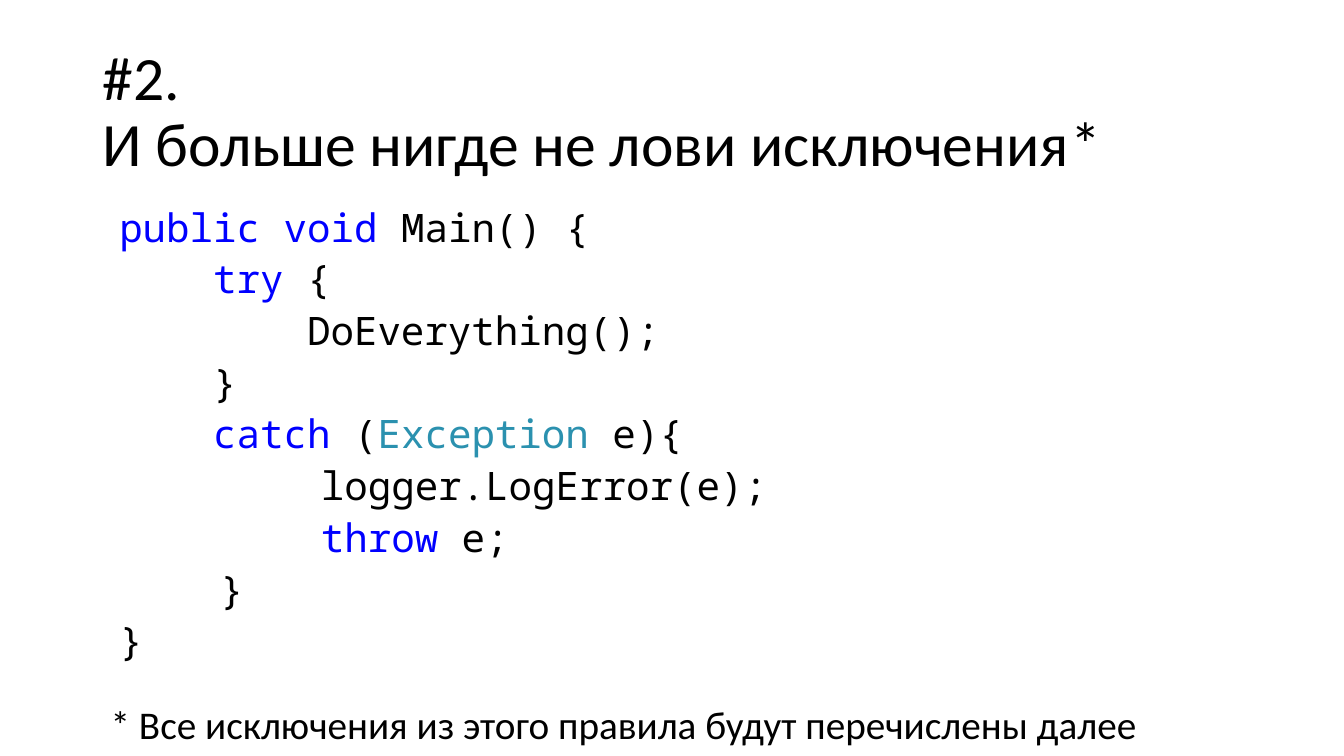
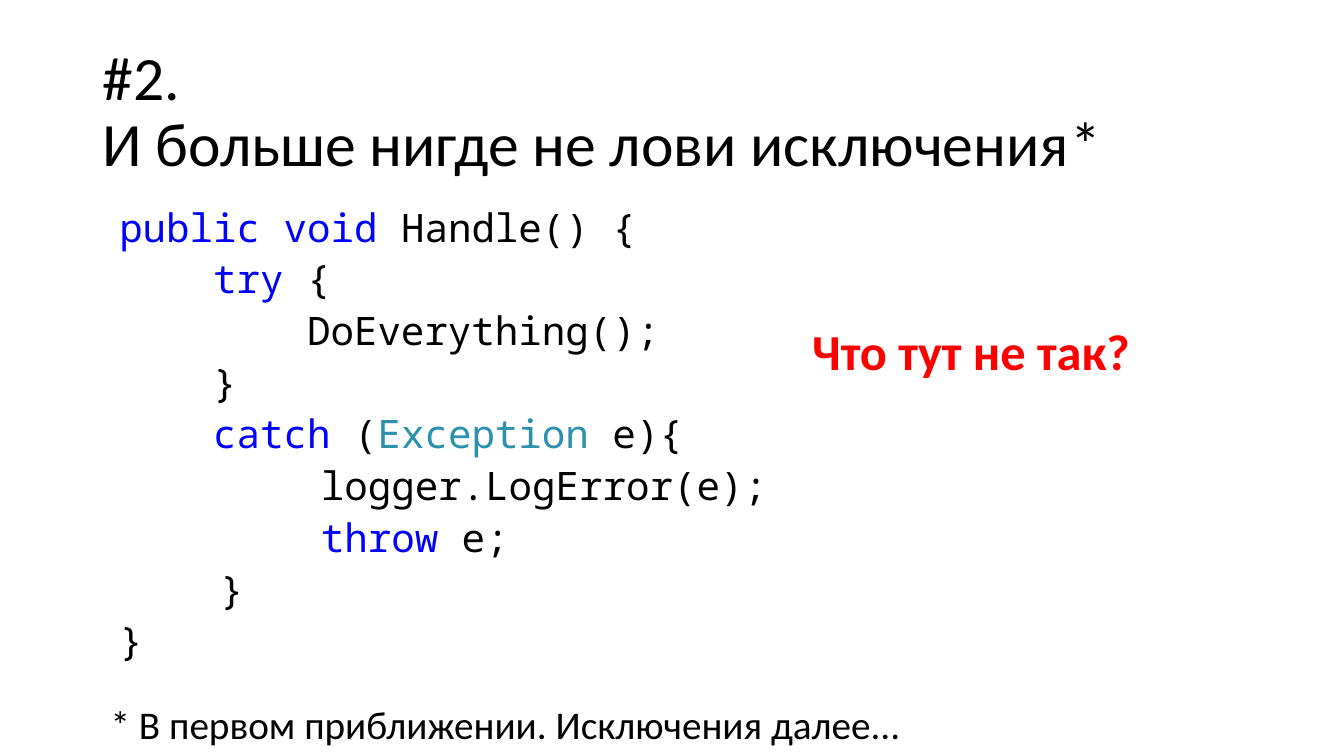
Before and after one commit to kontur-courses/exceptions, a slide deck: slide 7 of exceptions.pptx (slide 3 before the commit). Drawn at 1344x756 pixels with LibreOffice and Linux fonts; fonts in the diff are those of the drawing. Boxes give left, top, right and bottom in pixels: in the first picture for what was removed or moved away, otherwise in the second. Text is boxed around its words. In the diff, an @@ line names an element or a change of style, - is before the commit and + after.

```diff
--- a/exceptions.pptx
+++ b/exceptions.pptx
@@ text at bbox=[119, 212, 589, 252]: text changed @@
-public void Main() {
+public void Handle() {
@@ text added at bbox=[812, 335, 1130, 378], 36 pt, text #FF0000, bold @@
+Что тут не так?
@@ text at bbox=[139, 712, 900, 746]: text changed @@
-* Все исключения из этого правила будут перечислены далее
+* В первом приближении. Исключения далее...
```
Also in this commit, not shown: 5 other slides changed, 5 slides added, 2 slides removed, 6 other files.
